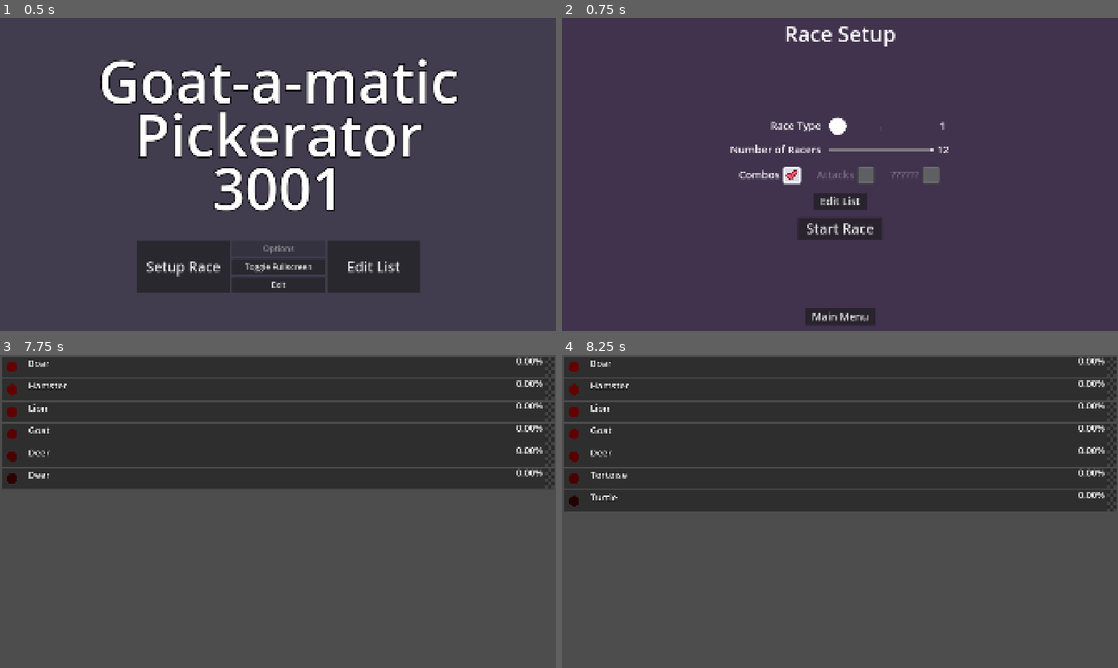
Above: before the commit, frames 1-4 (two rows, left to right).
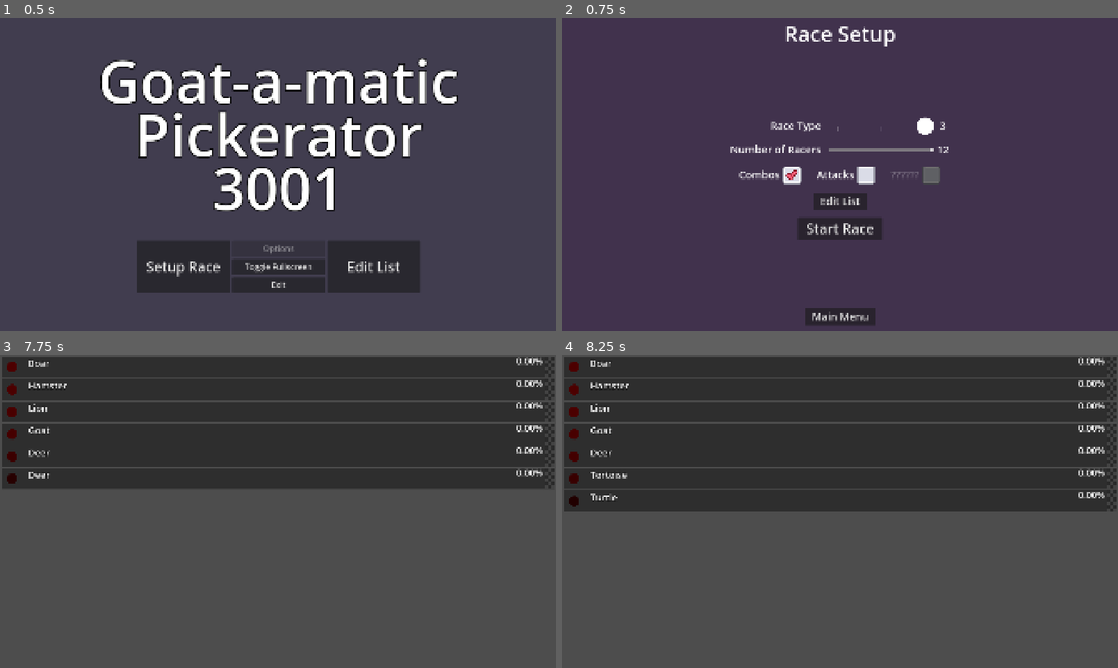
Above: after the commit, the same moments.

Repository: TheGoldenWombat/GoatPicker
Game: Godot game, scene res://hud/menu_controller.tscn
Two runs of this game, one before a commit and one after it. Both use one fixed random seed, a clock stepped at 60 frames per second and the inputs below. Sound files missing from this copy of the repository are replaced by a short silence.
Inputs:
- Up to frame 1 (0.5 s): no input
- Up to frame 2 (0.75 s): click "Setup Race" at 0.5 s
- Up to frame 3 (7.75 s): click "Main Menu" at 1.25 s; click "Edit List" at 2 s; click "DONE" at 2.75 s; click "Setup Race" at 3.5 s; click "Start Race" at 4.25 s
- Up to frame 4 (8.25 s): no input

Frame 1 is identical in both runs. In frame 2, 0.6% of the frame differs, in the area x 45-69%, y 31-54%; in frame 3, less than 0.1%; in frame 4, less than 0.1%.

Commit message:
bugfixes

Diff:
--- a/hud/post_race_menu.gd
+++ b/hud/post_race_menu.gd
@@ -31,16 +31,19 @@
 signal restart_race_button_pressed
 func _on_restart_race_button_pressed() -> void:
 	emit_signal("restart_race_button_pressed")
+	resume_race_button.hide()
 	hide()
 
 signal setup_new_race_button_pressed
 func _on_setup_new_race_button_pressed() -> void:
 	emit_signal("setup_new_race_button_pressed")
+	resume_race_button.hide()
 	hide()
 
 signal main_menu_button_pressed
 func _on_main_menu_button_pressed() -> void:
 	emit_signal("main_menu_button_pressed")
+	resume_race_button.hide()
 	hide()
 
 
--- a/hud/race_setup_menu.tscn
+++ b/hud/race_setup_menu.tscn
@@ -103,7 +103,7 @@
 theme_override_styles/slider = SubResource("StyleBoxEmpty_3adh0")
 min_value = 1.0
 max_value = 3.0
-value = 1.0
+value = 3.0
 tick_count = 3
 ticks_on_borders = true
 
@@ -167,7 +167,6 @@
 
 [node name="AttacksLabel" type="Label" parent="PanelContainer/MarginContainer/GridContainer/CenterPanel/MarginContainer/CenterContainer/RaceContainer/Checkboxes/AttacksContainer"]
 layout_mode = 2
-theme_override_colors/font_color = Color(1, 1, 1, 0.27451)
 text = "Attacks"
 horizontal_alignment = 2
 
@@ -176,7 +175,6 @@
 size_flags_horizontal = 4
 size_flags_vertical = 4
 theme = ExtResource("4_3adh0")
-disabled = true
 
 [node name="UnusedContainer" type="HBoxContainer" parent="PanelContainer/MarginContainer/GridContainer/CenterPanel/MarginContainer/CenterContainer/RaceContainer/Checkboxes"]
 layout_mode = 2
--- a/projectile.gd
+++ b/projectile.gd
@@ -8,7 +8,7 @@
 var target: Area2D
 
 var max_speed: float = 350.00
-var drag_factor: float = 0.08
+var drag_factor: float = 0.04
 var current_velocity: Vector2 = Vector2.ZERO
 
 var projectile_type: int
@@ -19,7 +19,7 @@
 	target_racer = racer
 	target = target_racer.projectile_collision
 	projectile_type = randi_range(1, NUM_TYPES)
-	target_racer.show_reticle()
+	target_racer.show_crosshair()
 	set_projectile_color()
 
 func set_projectile_color() -> void:
@@ -40,12 +40,9 @@
 
 # Called every frame. 'delta' is the elapsed time since the previous frame.
 func _physics_process(delta: float) -> void:
-	#look_at(target.global_position)
-	#position = position.move_toward(target.global_position, max_speed * delta)
 	var direction: Vector2 = global_position.direction_to(target.global_position)
 
 	var desired_velocity: Vector2 = direction * max_speed
-	#var previous_velocity: Vector2 = current_velocity
 	var change: Vector2 = (desired_velocity - current_velocity) * drag_factor
 
 	current_velocity += change
@@ -53,9 +50,10 @@
 	position += current_velocity * delta
 	look_at(global_position + current_velocity)
 
+
 func _process(_delta: float) -> void:
-	if !target_racer.target_reticle.visible:
-		target_racer.target_reticle.show()
+	if !target_racer.target_crosshair.visible:
+		target_racer.target_crosshair.show()
 
 
 
@@ -65,5 +63,6 @@
 	print ("entered: " + str(area))
 	if area == target:
 		target_racer.apply_projectile_effect(projectile_type)
-		target_racer.target_reticle.hide()
+		target_racer.target_crosshair.hide()
+		target_racer.update_line()
 		remove_projectile()
--- a/racer.gd
+++ b/racer.gd
@@ -60,6 +60,10 @@
 @export var timer_max: float = 6.0
 
 
+@export_group("Attacks")
+@export var min_target_progress: float = 0.0
+
+
 @export_group("Padding")
 ## Padding around each racer
 @export var outside_padding: float = 5.0 #DEPRECATED
@@ -79,7 +83,7 @@
 @export var combo_controller: ComboController
 @export var finishline: TextureRect
 @export var projectile_collision: Area2D
-@export var target_reticle: TextureRect
+@export var target_crosshair: TextureRect
 
 
 @export_group("Labels")
@@ -130,6 +134,7 @@
 
 
 func init_racer() -> void:
+	end_race()
 	roll_timer_meter.update_meter(0.0)
 	reset_current_progress()
 	update_finishline()
@@ -159,7 +164,7 @@
 			print("Roll before breaker: " + str(current_roll))
 			print("Combo before breaker: " + str(current_combo))
 			current_roll = ceil(current_roll + current_combo + (current_combo * 0.5))
-			spawn_projectiles(current_combo - 2)
+			if attacks_enabled: spawn_projectiles(current_combo - 2)
 			combo_controller.combo_breaker()
 			roll_indicator.set_roll_strength(get_roll_str())
 			roll_indicator.set_current_roll(current_roll)
@@ -168,20 +173,29 @@
 		else:
 			combo_controller.reset_combo()
 
-func show_reticle() -> void:
-	target_reticle.scale = Vector2.ONE * 4.0
+func show_crosshair() -> void:
 	var tween: Tween = get_tree().create_tween()
-	tween.tween_property(target_reticle, "scale", Vector2.ONE, 0.5)
-	target_reticle.show()
+	target_crosshair.rotation_degrees = 0.0
+	target_crosshair.scale = Vector2.ONE * 15.0
+	target_crosshair.show()
+	tween.set_parallel(true)
+	tween.tween_property(target_crosshair, "scale", Vector2.ONE * 0.8, 0.5)
+	tween.tween_property(target_crosshair, "rotation_degrees", 90, 0.5)
+	tween.set_parallel(false)
+	tween.tween_property(target_crosshair, "scale", Vector2.ONE, 0.1)
+
 
 func spawn_projectiles(number_of_projectiles: int) -> void:
 	for i: int in number_of_projectiles:
 		print("attack from:" + str(choice))
 		await get_tree().create_timer(0.25).timeout
-		var projectile: Projectile = projectile_scene.instantiate()
-		projectile.init_projectile(get_target_array().pick_random()) #TODO Update to choose random racer excluding self
-		projectile.position = roll_indicator.position
-		add_child(projectile)
+		var target_array: Array[Racer] = get_target_array()
+		if !target_array.is_empty():
+			var projectile: Projectile = projectile_scene.instantiate()
+			projectile.init_projectile(target_array.pick_random())
+			projectile.position = roll_indicator.position
+			projectile.rotation_degrees = randi_range(-80, 80)
+			add_child(projectile)
 
 func get_racer_array() -> Array[Node]:
 	var racers: Array[Node] = get_tree().get_nodes_in_group("racers")
@@ -192,7 +206,7 @@
 	var targets: Array[Racer] = []
 	for racer: Racer in racers:
 		if racer.choice == self.choice: continue
-		if racer.current_progress < 10.0: continue
+		if racer.current_progress < min_target_progress: continue
 		for i: int in int(racer.current_progress):
 			targets.append(racer)
 	return targets
@@ -362,6 +376,7 @@
 	current_roll_label.text = str(current_roll)
 	combo_controller.current_combo = 0
 	combo_controller.reset_combo()
+	target_crosshair.hide()
 	racing = false
 	roll_timer.stop()
 	update_line()
--- a/racer.tscn
+++ b/racer.tscn
@@ -28,12 +28,14 @@
 [sub_resource type="CircleShape2D" id="CircleShape2D_fodlf"]
 radius = 13.0
 
-[node name="Racer" type="PanelContainer" node_paths=PackedSt …(168 unchanged characters)… hline", "projectile_collision", "target_reticle", "choice_label", "current_progress_lab …(70 unchanged characters)…
+[node name="Racer" type="PanelContainer" node_paths=PackedSt …(168 unchanged characters)… hline", "projectile_collision", "target_crosshair", "choice_label", "current_progress_lab …(70 unchanged characters)…
 custom_minimum_size = Vector2(0, 72)
 offset_right = 1920.0
 offset_bottom = 72.0
 size_flags_horizontal = 3
 script = ExtResource("1_aicwh")
+timer_min = 0.25
+timer_max = 0.8
 rect = NodePath("ColorRect")
 line = NodePath("ColorRect/Line")
 line_grad = NodePath("ColorRect/Line/LineGradient")
@@ -46,7 +48,7 @@
 combo_controller = NodePath("ColorRect/RollIndicator/ComboController")
 finishline = NodePath("ColorRect/FinishSprite")
 projectile_collision = NodePath("ColorRect/Line/BulletTarget/Area2D")
-target_reticle = NodePath("ColorRect/Line/BulletTarget/TargetReticle")
+target_crosshair = NodePath("ColorRect/Line/BulletTarget/TargetCrosshair")
 choice_label = NodePath("ColorRect/ChoiceLabel")
 current_progress_label = NodePath("ColorRect/CurrentProgressLabel")
 roll_timer_wait_label = NodePath("ColorRect/RollTimerWaitLabel")
@@ -119,9 +121,10 @@
 [node name="CollisionShape2D" type="CollisionShape2D" parent="ColorRect/Line/BulletTarget/Area2D"]
 shape = SubResource("CircleShape2D_fodlf")
 
-[node name="TargetReticle" type="TextureRect" parent="ColorRect/Line/BulletTarget"]
+[node name="TargetCrosshair" type="TextureRect" parent="ColorRect/Line/BulletTarget"]
 visible = false
 z_index = 40
+texture_filter = 1
 layout_mode = 1
 anchors_preset = 8
 anchor_left = 0.5
